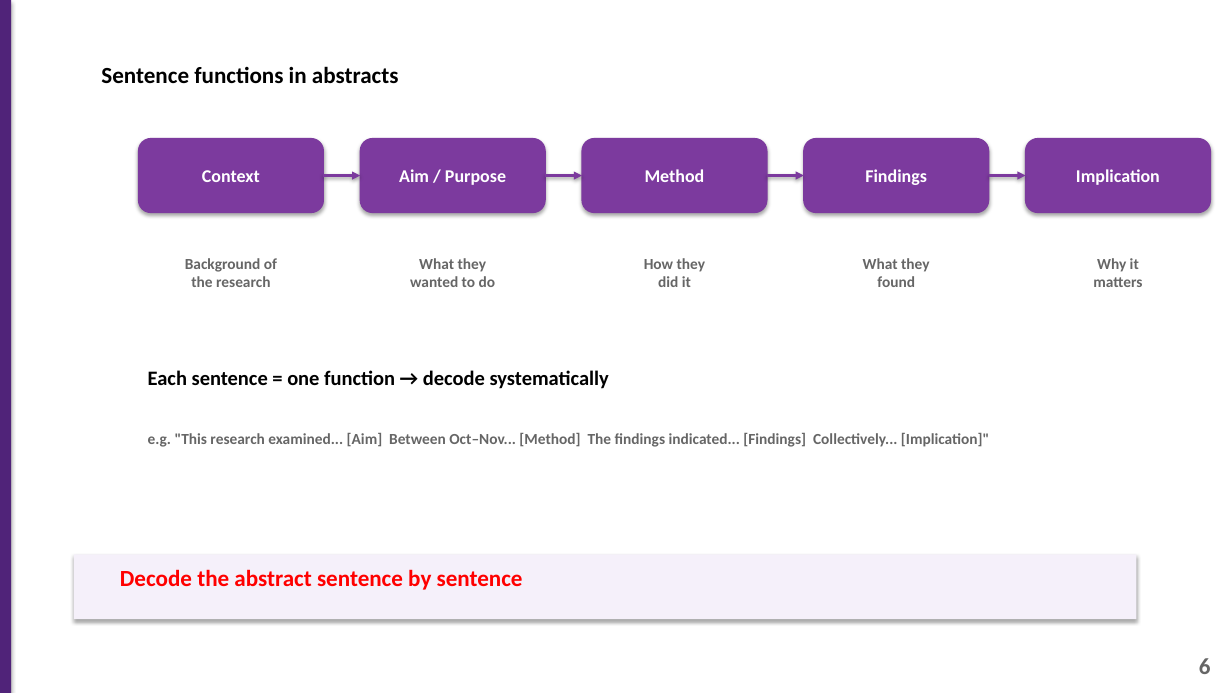
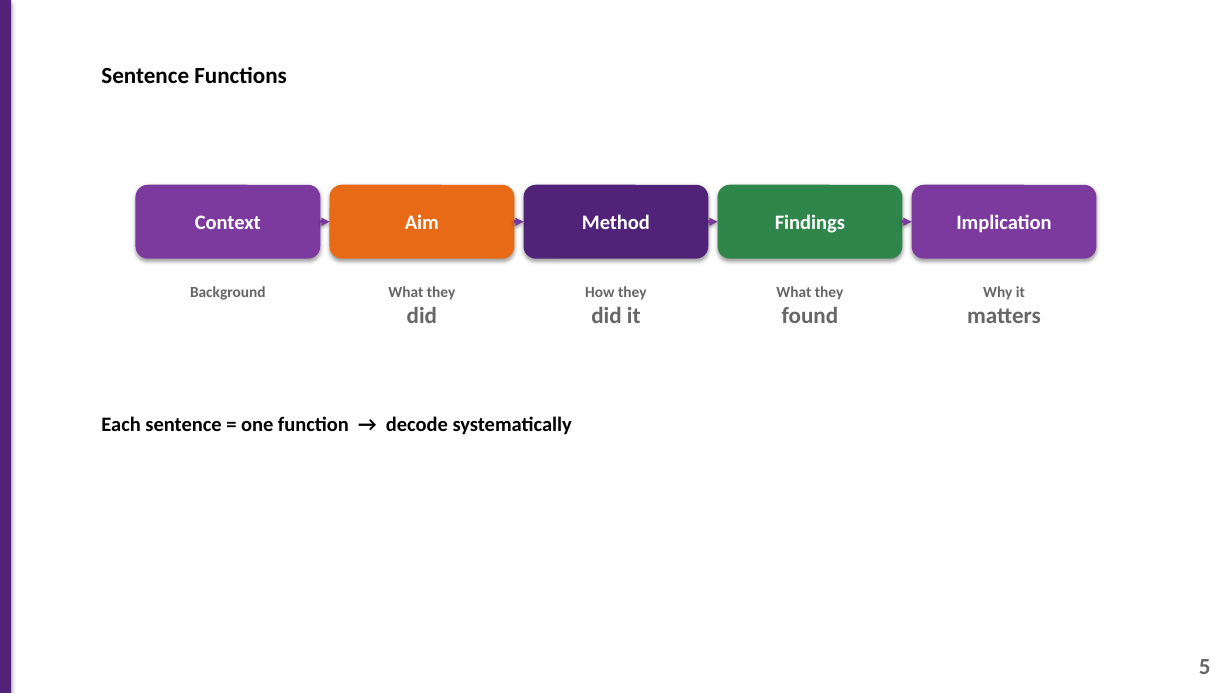
Before and after one commit to 975801846-star/workspace-outputs, a slide deck: slide 5 of Introduction_to_Reading_Assessment.pptx (slide 6 before the commit). Drawn at 1232x693 pixels with LibreOffice and Linux fonts; fonts in the diff are those of the drawing. Boxes give left, top, right and bottom in pixels: in the first picture for what was removed or moved away, otherwise in the second. Text is boxed around its words. In the diff, an @@ line names an element or a change of style, - is before the commit and + after.

```diff
--- a/Introduction_to_Reading_Assessment.pptx
+++ b/Introduction_to_Reading_Assessment.pptx
@@ text at (x1=101, y1=67, x2=286, y2=83): text changed @@
-Sentence functions in abstracts
+Sentence Functions
@@ arrow removed from (545, 176) to (582, 176) @@
@@ arrow removed from (767, 176) to (804, 176) @@
@@ rounded rectangle "Context" moved from (x1=139, y1=139, x2=323, y2=213) to (x1=136, y1=185, x2=321, y2=259) @@
@@ rounded rectangle "Context" at (x1=136, y1=185, x2=321, y2=259): size 14 to 16 pt; outline #7C3A9E 1 pt to none @@
@@ rounded rectangle "Aim" moved from (x1=360, y1=139, x2=545, y2=213) to (x1=330, y1=185, x2=515, y2=259) @@
@@ rounded rectangle "Aim" at (x1=330, y1=185, x2=515, y2=259): fill #7C3A9E to #E86A17; outline #7C3A9E 1 pt to none @@
@@ rounded rectangle "Method" moved from (x1=582, y1=139, x2=767, y2=213) to (x1=524, y1=185, x2=709, y2=259) @@
@@ rounded rectangle "Method" at (x1=524, y1=185, x2=709, y2=259): size 14 to 16 pt; fill #7C3A9E to #502379; outline #7C3A9E 1 pt to none @@
@@ rounded rectangle "Findings" moved from (x1=804, y1=139, x2=989, y2=213) to (x1=718, y1=185, x2=903, y2=259) @@
@@ rounded rectangle "Findings" at (x1=718, y1=185, x2=903, y2=259): size 14 to 16 pt; fill #7C3A9E to #2E864B; outline #7C3A9E 1 pt to none @@
@@ rounded rectangle "Implication" at (x1=912, y1=185, x2=1097, y2=259): size 14 to 16 pt; outline #7C3A9E 1 pt to none @@
@@ rounded rectangle "Implication" moved from (x1=1026, y1=139, x2=1211, y2=213) to (x1=912, y1=185, x2=1097, y2=259) @@
@@ arrow added from (321, 222) to (330, 222), #7C3A9E 2.16 pt @@
@@ text in rounded rectangle at (x1=405, y1=214, x2=439, y2=229): text changed; size 14 to 16 pt @@
-Aim / Purpose
+Aim
@@ arrow moved from (323, 176) - (360, 176) to (515, 222) - (524, 222) @@
@@ arrow moved from (989, 176) - (1026, 176) to (709, 222) - (718, 222) @@
@@ arrow added from (903, 222) to (912, 222), #7C3A9E 2.16 pt @@
@@ text at (x1=190, y1=286, x2=266, y2=300): text changed @@
-Background of
-the research
+Background
@@ text at (x1=388, y1=286, x2=455, y2=323): text changed @@
-What they
-wanted to do
+What they
+did
@@ text "How they did it" moved from (x1=644, y1=258, x2=705, y2=287) to (x1=585, y1=286, x2=646, y2=323) @@
@@ text "How they did it" at (x1=585, y1=286, x2=646, y2=323): size 12 to 18 pt in "did it" @@
@@ text "What they found" moved from (x1=863, y1=258, x2=929, y2=287) to (x1=776, y1=286, x2=843, y2=323) @@
@@ text "What they found" at (x1=776, y1=286, x2=843, y2=323): size 12 to 18 pt in "found" @@
@@ text "Why it matters" moved from (x1=1093, y1=258, x2=1142, y2=287) to (x1=967, y1=286, x2=1041, y2=323) @@
@@ text "Why it matters" at (x1=967, y1=286, x2=1041, y2=323): size 12 to 18 pt in "matters" @@
@@ text "Each sentence = one function ..." rewrapped from (x1=148, y1=370, x2=609, y2=389) to (x1=101, y1=416, x2=572, y2=435) @@
@@ text removed at (x1=148, y1=433, x2=989, y2=447) @@
-e.g. "This research examined... [Aim] Between Oct–Nov... [Method] The findings indicated... [Findings] Collectively... [Implication]"
@@ rectangle removed at (x1=74, y1=555, x2=1137, y2=619) @@
@@ text removed at (x1=120, y1=569, x2=523, y2=590) @@
-Decode the abstract sentence by sentence
@@ text at (x1=1199, y1=659, x2=1211, y2=674): text changed @@
-6
+5
```
Also in this commit, not shown: 4 other slides changed, 1 slide removed.
